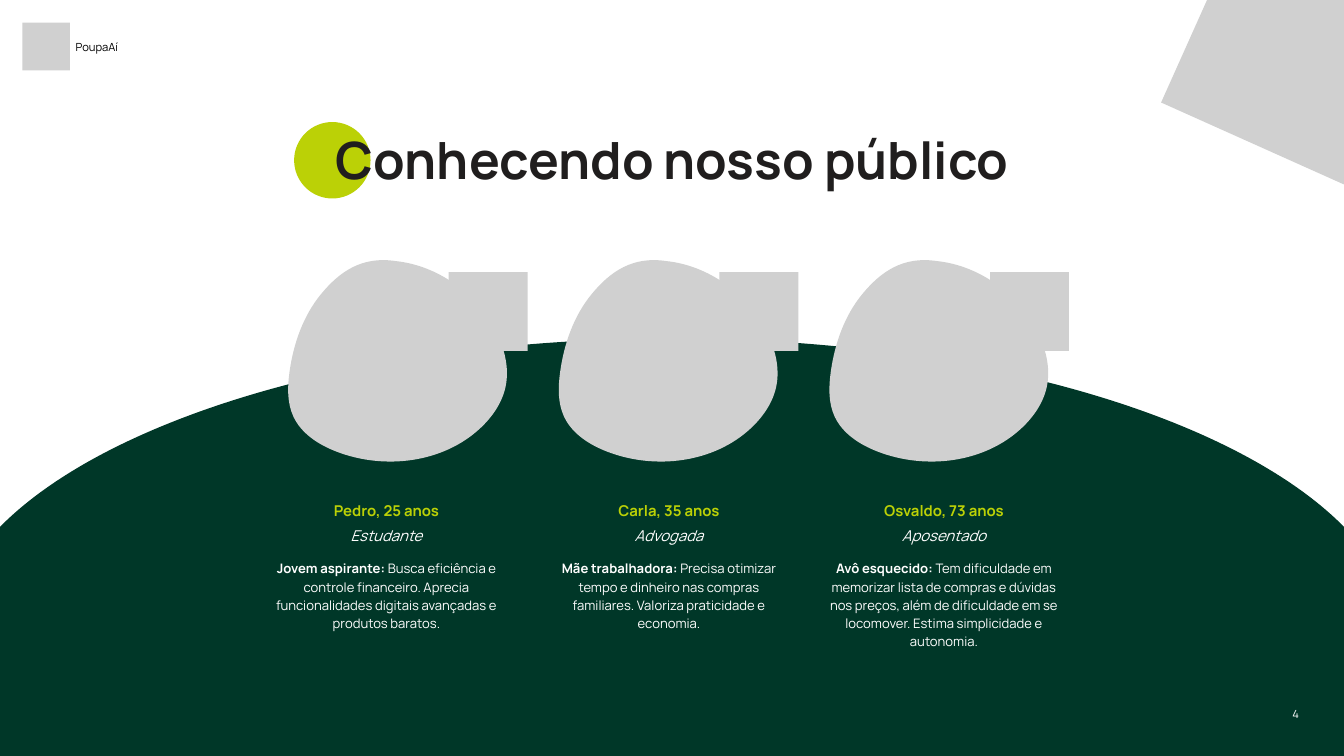
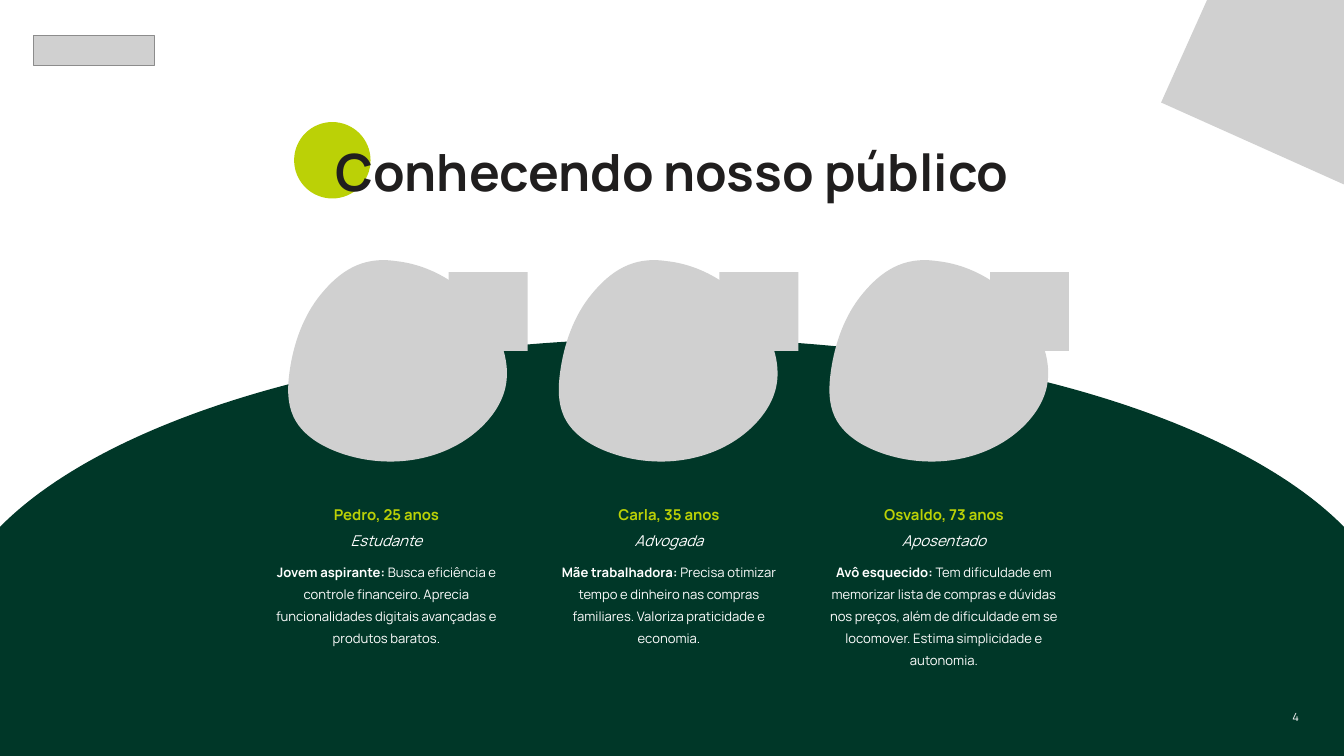
Before and after one commit to lsivolella/PoupaAi, a slide deck: slide 3 of divulgacao/apresentacao/Poupa Aí.pptx. Drawn at 1344x756 pixels with LibreOffice and Linux fonts; fonts in the diff are those of the drawing; grey boxes stand for pictures. Boxes give left, top, right and bottom in pixels: in the first picture for what was removed or moved away, otherwise in the second. Text is boxed around its words. In the diff, an @@ line names an element or a change of style, - is before the commit and + after.

```diff
--- a/divulgacao/apresentacao/Poupa Aí.pptx
+++ b/divulgacao/apresentacao/Poupa Aí.pptx
@@ picture removed at box(22, 23, 70, 71) @@
@@ picture added at box(34, 35, 155, 65) @@
@@ text removed at box(76, 42, 119, 54) @@
-PoupaAí
@@ text "Conhecendo nosso público" at box(335, 144, 1008, 204): line spacing 68.2pt to 1.24 @@
@@ line spacing 22.4pt to 1.4 in 6 elements at box(351, 535, 422, 547), box(334, 509, 439, 522), box(635, 535, 703, 550), box(618, 509, 720, 522), box(902, 535, 986, 550), box(884, 509, 1004, 522) @@
@@ line spacing 19.6pt to 1.4 in 3 elements at box(276, 567, 497, 646), box(562, 567, 776, 624), box(830, 567, 1057, 646) @@
@@ text "4" at box(1292, 713, 1299, 721): line spacing 16.8pt to 1.4 @@
```
Also in this commit, not shown: 6 other slides changed, 2 slides added, 1 other file.
